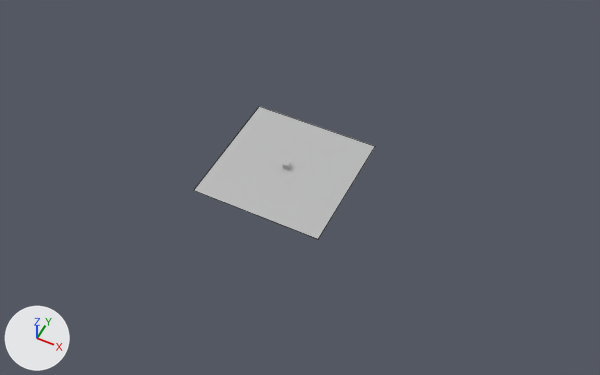
Before and after pictures for a commit that changed the FBX model res/game.fbx.
The view is the same before and after, from a 50 mm lens placed at (0.423, -0.798, 0.963), pointed at (0.036, -0.026, -0.003). Arrows for +X, +Y and +Z are at lower left; the lights stay in place. Mesh edges are drawn as thin lines on the coarser meshes. Where no turn or scale is listed for an object, it has been applied to the vertices.

The first picture shows 'floor'.
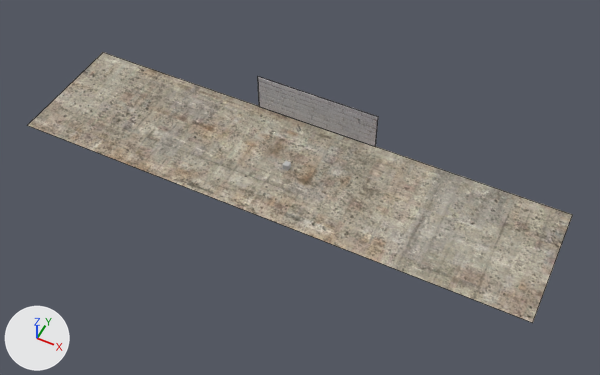
Pixel boxes [x1, y1, x2, y2] of what changed, in the pictures (600 x 375 px):
'floor', recoloured, surface changed, rescaled (201% wider, 103% taller)
    before: [194, 106, 375, 239]
    after: [27, 52, 573, 323]
'barrier', added
    after: [258, 77, 378, 147]

Edits to the bpy script that builds the scene:
```text
Add img_concrete_bare_jpg:
    img_concrete_bare_jpg = load_image('concrete_bare.jpg', 'dds/concrete_bare.dds', 700, 700, 'sRGB')
Add img_brick_grey_dds:
    img_brick_grey_dds = load_image('brick_grey.dds', 'dds/brick_grey.dds', 2400, 1600, 'sRGB')
Add mat_concretfloor:
    mat_concretfloor = principled_material('concretFloor')
    mat_concretfloor.texture = img_concrete_bare_jpg
Add mat_brickwall:
    mat_brickwall = principled_material('brickWall')
    mat_brickwall.texture = img_brick_grey_dds  # with its transparency
Change me_mesh:
    where me_mesh.from_pydata(...)  # 4 vertices, 1 face; spans x -0.5..0.5, y 0.0, z -0.5..0.5
    used by ob_floor; location = (0.0, 0.0, 0.0); rotation_euler = (1.571, 0.0, 0.0), in degrees (90, 0, 0); scale = (0.214, 0.214, 0.214)
    remove me_mesh.materials.append(mat_lambert1)  # grey #bcbcbc
    me_mesh part 1: texture (UV) coordinates of 1 of 1 face, centred in x 0.0, y 0.0, z 0.0, changed; they spanned u 0.0..1.0, v 0.0..1.0 and now span u 0.0..1.0, v 0.38..0.62
    add me_mesh.materials.append(mat_concretfloor)  # picture img_concrete_bare_jpg
Add me_mesh_002:
    me_mesh_002.from_pydata(...)  # a box spanning x -0.107..0.107, y -0.001..0.001, z -0.034..0.034
    me_mesh_002.materials.append(mat_brickwall)  # picture img_brick_grey_dds
Change ob_floor:
    ob_floor.scale: (0.214, 0.214, 0.214) -> (0.859, 0.214, 0.214)
Add ob_barrier:
    ob_barrier = bpy.data.objects.new('barrier', me_mesh_002)
    ob_barrier.location = (0.0, 0.106, 0.032)
```
